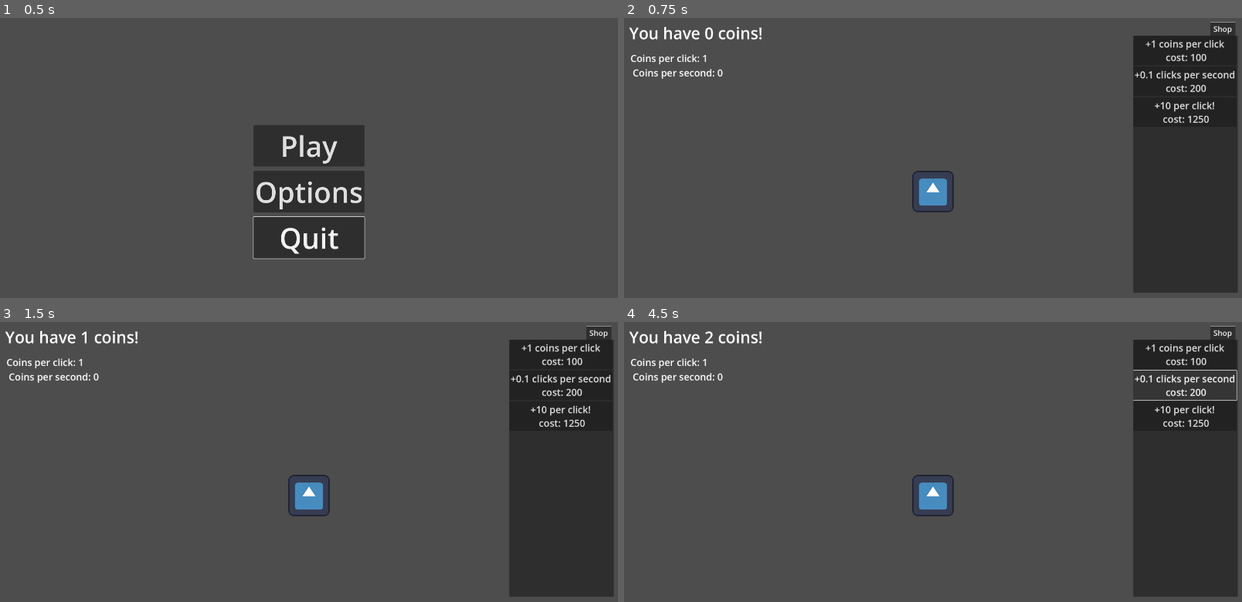
Above: before the commit, frames 1-4 (two rows, left to right).
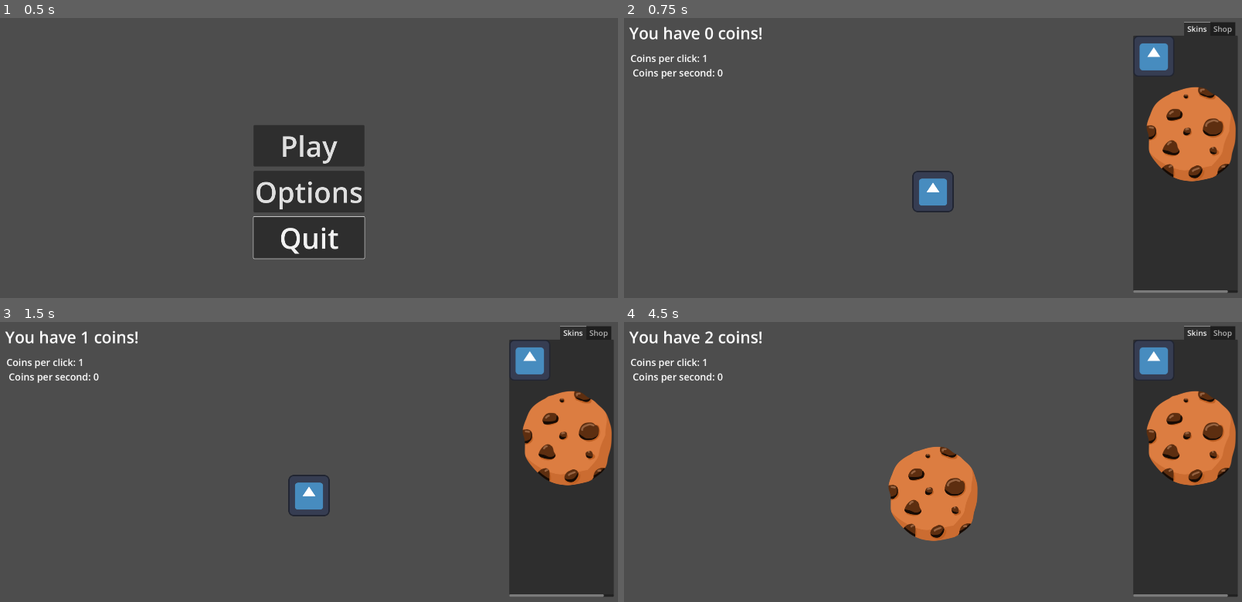
Above: after the commit, the same moments.

Repository: FinalFenetix/clicker-game
Game: Godot game, scene res://scenes/main_menu.tscn
The game is run twice, just before and just after one commit, with the same random seed, the same clock (stepped at 60 frames per second) and the same inputs. The engine's default icon, where the game draws it, is replaced by a stand-in: a white triangle on a blue panel in a dark square.
Inputs (mouse positions are in pixels of both pictures, inside the frame that each line leads up to):
- Up to frame 1 (0.5 s): no input
- Up to frame 2 (0.75 s): click "Play" at 0.5 s
- Up to frame 3 (1.5 s): click (309, 495) at 1.27 s
- Up to frame 4 (4.5 s): click (933, 495) at 2.02 s; click (1186, 355) at 2.75 s, where only the run before the commit has a clickable "+1 coins per click cost: 100"; click (1192, 361) at 3.52 s; click (1186, 386) at 4.25 s, where only the run before the commit has a clickable "+0.1 clicks per second cost: …"

Frame 1 is identical in both runs. In frame 2, 5.5% of the frame differs, in the area x 82-99%, y 1-99%; in frame 3, 5.5%; in frame 4, 9.4%, in the area x 42-100%, y 1-99%.

Commit message:
feat: Added skins tab, 2 skins available

Diff:
--- a/project.godot
+++ b/project.godot
@@ -23,7 +23,6 @@
 
 window/size/viewport_width=1920
 window/size/viewport_height=1080
-window/size/mode=3
 window/size/borderless=true
 window/stretch/mode="viewport"
 window/stretch/aspect="expand"
--- a/scenes/main.tscn
+++ b/scenes/main.tscn
@@ -1,10 +1,14 @@
-[gd_scene load_steps=8 format=3 uid="uid://cj733nmifxim7"]
+[gd_scene load_steps=12 format=3 uid="uid://cj733nmifxim7"]
 
 [ext_resource type="Texture2D" uid="uid://dsgcshqs7he63" path="res://icon.svg" id="1_1e0lb"]
 [ext_resource type="Script" path="res://scripts/label.gd" id="2_escjf"]
 [ext_resource type="Script" path="res://scripts/texture_button.gd" id="2_ib28b"]
+[ext_resource type="Script" path="res://scripts/default_skin.gd" id="4_6gnap"]
+[ext_resource type="Script" path="res://scripts/cookie_button.gd" id="4_o77vl"]
 [ext_resource type="Script" path="res://scripts/coinsperclick.gd" id="4_pgstg"]
-[ext_resource type="Script" path="res://scenes/auto_clicker.gd" id="5_mtf80"]
+[ext_resource type="Script" path="res://scripts/auto_clicker.gd" id="5_mtf80"]
+[ext_resource type="Texture2D" uid="uid://corkqop2cds5q" path="res://assets/pngtree-cartoon-cookies-png-image_6516299.png" id="5_uxxyx"]
+[ext_resource type="Script" path="res://scripts/cookie_skin.gd" id="6_3dlfj"]
 [ext_resource type="Script" path="res://scripts/coin_click_stats.gd" id="6_fwd8j"]
 [ext_resource type="Script" path="res://scripts/ultra_clicker.gd" id="6_qbfmo"]
 
@@ -36,13 +40,18 @@
 grow_horizontal = 2
 grow_vertical = 2
 
-[node name="TextureButton" type="TextureButton" parent="CanvasLayer/Control/AspectRatioContainer"]
+[node name="DefaultButton" type="TextureButton" parent="CanvasLayer/Control/AspectRatioContainer"]
 layout_mode = 2
 size_flags_horizontal = 4
 size_flags_vertical = 4
 texture_normal = ExtResource("1_1e0lb")
 stretch_mode = 5
 script = ExtResource("2_ib28b")
+
+[node name="CookieButton" type="TextureButton" parent="CanvasLayer/Control/AspectRatioContainer"]
+layout_mode = 2
+texture_normal = ExtResource("5_uxxyx")
+script = ExtResource("4_o77vl")
 
 [node name="Coins" type="Label" parent="CanvasLayer/Control"]
 layout_mode = 1
@@ -70,10 +79,30 @@
 tab_alignment = 2
 current_tab = 0
 
-[node name="Shop" type="ScrollContainer" parent="CanvasLayer/Control/TabContainer"]
+[node name="Skins" type="ScrollContainer" parent="CanvasLayer/Control/TabContainer"]
 custom_minimum_size = Vector2(325, 800)
 layout_mode = 2
 metadata/_tab_index = 0
+
+[node name="VBoxContainer" type="VBoxContainer" parent="CanvasLayer/Control/TabContainer/Skins"]
+layout_mode = 2
+
+[node name="DefaultSkin" type="TextureButton" parent="CanvasLayer/Control/TabContainer/Skins/VBoxContainer"]
+layout_mode = 2
+texture_normal = ExtResource("1_1e0lb")
+script = ExtResource("4_6gnap")
+
+[node name="CookieSkin" type="TextureButton" parent="CanvasLayer/Control/TabContainer/Skins/VBoxContainer"]
+layout_mode = 2
+size_flags_horizontal = 0
+texture_normal = ExtResource("5_uxxyx")
+script = ExtResource("6_3dlfj")
+
+[node name="Shop" type="ScrollContainer" parent="CanvasLayer/Control/TabContainer"]
+visible = false
+custom_minimum_size = Vector2(325, 800)
+layout_mode = 2
+metadata/_tab_index = 1
 
 [node name="ShopButtons" type="VBoxContainer" parent="CanvasLayer/Control/TabContainer/Shop"]
 layout_mode = 2
@@ -111,7 +140,10 @@
 text = "Test"
 script = ExtResource("6_fwd8j")
 
-[connection signal="pressed" from="CanvasLayer/Control/AspectRatioContainer/TextureButton" to="CanvasLayer/Control/AspectRatioContainer/TextureButton" method="_on_pressed"]
+[connection signal="pressed" from="CanvasLayer/Control/AspectRatioContainer/DefaultButton" to="CanvasLayer/Control/AspectRatioContainer/DefaultButton" method="_on_pressed"]
+[connection signal="pressed" from="CanvasLayer/Control/AspectRatioContainer/CookieButton" to="CanvasLayer/Control/AspectRatioContainer/CookieButton" method="_on_pressed"]
+[connection signal="pressed" from="CanvasLayer/Control/TabContainer/Skins/VBoxContainer/DefaultSkin" to="CanvasLayer/Control/TabContainer/Skins/VBoxContainer/DefaultSkin" method="_on_pressed"]
+[connection signal="pressed" from="CanvasLayer/Control/TabContainer/Skins/VBoxContainer/CookieSkin" to="CanvasLayer/Control/TabContainer/Skins/VBoxContainer/CookieSkin" method="_on_pressed"]
 [connection signal="pressed" from="CanvasLayer/Control/TabContainer/Shop/ShopButtons/coinsperclick" to="CanvasLayer/Control/TabContainer/Shop/ShopButtons/coinsperclick" method="_on_pressed"]
 [connection signal="pressed" from="CanvasLayer/Control/TabContainer/Shop/ShopButtons/Auto clicker" to="CanvasLayer/Control/TabContainer/Shop/ShopButtons/Auto clicker" method="_on_pressed"]
 [connection signal="timeout" from="CanvasLayer/Control/TabContainer/Shop/ShopButtons/Auto clicker/Timer" to="CanvasLayer/Control/TabContainer/Shop/ShopButtons/Auto clicker" method="_on_timer_timeout"]
--- /dev/null
+++ b/scripts/cookie_button.gd
@@ -0,0 +1,10 @@
+extends TextureButton
+
+func _process(delta: float) -> void:
+	if Global.buttonSkin == 1:
+		show()
+	else:
+		hide()
+
+func _on_pressed() -> void:
+	Global.coins += Global.coinsPerPress
--- /dev/null
+++ b/scripts/cookie_skin.gd
@@ -0,0 +1,7 @@
+extends TextureButton
+
+
+
+
+func _on_pressed() -> void:
+	Global.buttonSkin = 1
--- /dev/null
+++ b/scripts/default_skin.gd
@@ -0,0 +1,4 @@
+extends TextureButton
+
+func _on_pressed() -> void:
+	Global.buttonSkin = 0
--- a/scripts/global.gd
+++ b/scripts/global.gd
@@ -4,6 +4,7 @@
 var coinsPerPress: float = 1
 var inflationCost: float = 1
 var coinsPerSecond: float = 0
+var buttonSkin = 0
 
 func _ready() -> void:
 	pass
--- a/scripts/texture_button.gd
+++ b/scripts/texture_button.gd
@@ -4,3 +4,9 @@
 
 func _on_pressed() -> void: # On self pressed
 	Global.coins += Global.coinsPerPress
+
+func _process(delta: float) -> void:
+	if Global.buttonSkin == 0:
+		show()
+	else:
+		hide()
Binary file added: assets/pngtree-cartoon-cookies-png-image_6516299.png
Not shown, added: assets/pngtree-cartoon-cookies-png-image_6516299.png.import
Renamed: scenes/auto_clicker.gd -> scripts/auto_clicker.gd
